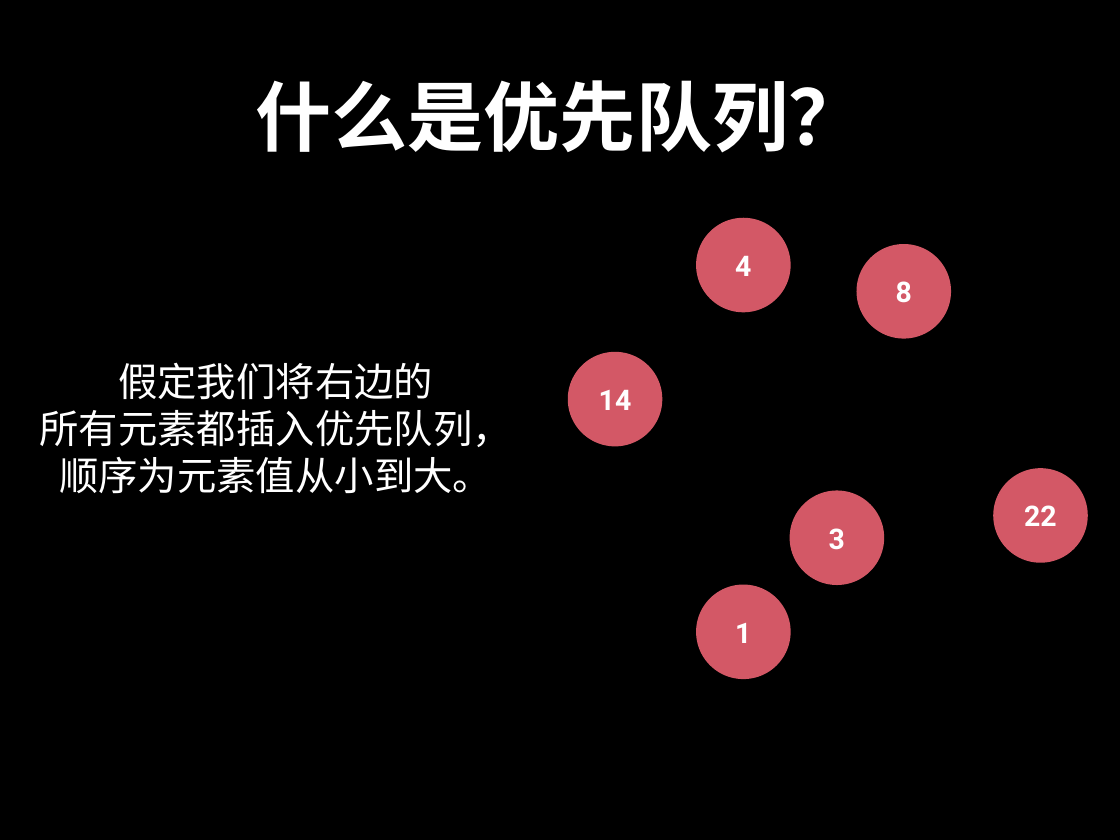
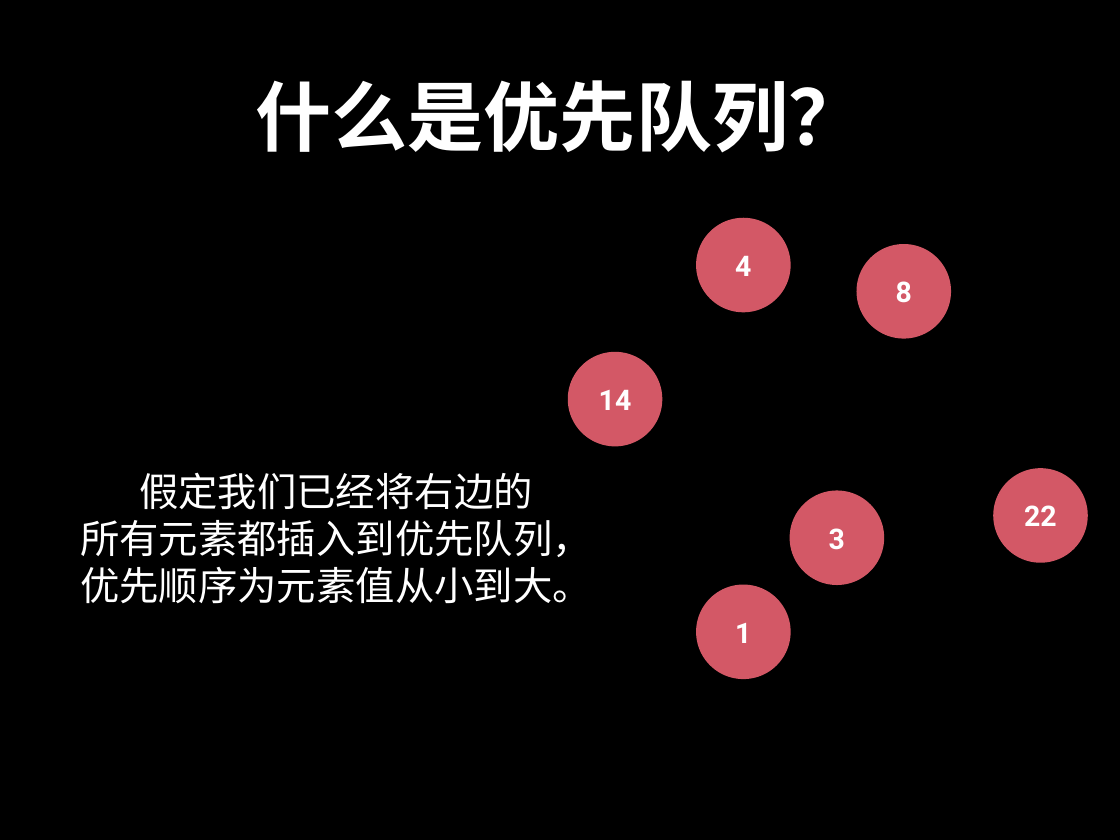
Before and after one commit to spring2go/Algorithms, a slide deck: slide 5 of slides/datastructures/priorityqueue/PriorityQueue.pptx. Drawn at 1120x840 pixels with LibreOffice and Linux fonts; fonts in the diff are those of the drawing. Boxes give left, top, right and bottom in pixels: in the first picture for what was removed or moved away, otherwise in the second. Text is boxed around its words. In the diff, an @@ line names an element or a change of style, - is before the commit and + after.

```diff
--- a/slides/datastructures/priorityqueue/PriorityQueue.pptx
+++ b/slides/datastructures/priorityqueue/PriorityQueue.pptx
@@ text at box(80, 472, 592, 604): text changed @@
-假定我们将右边的
-所有元素都插入优先队列，
-顺序为元素值从小到大。
+假定我们已经将右边的
+所有元素都插入到优先队列，
+优先顺序为元素值从小到大。
```
Also in this commit, not shown: 36 other slides changed, 4 slides added, 4 slides removed.
